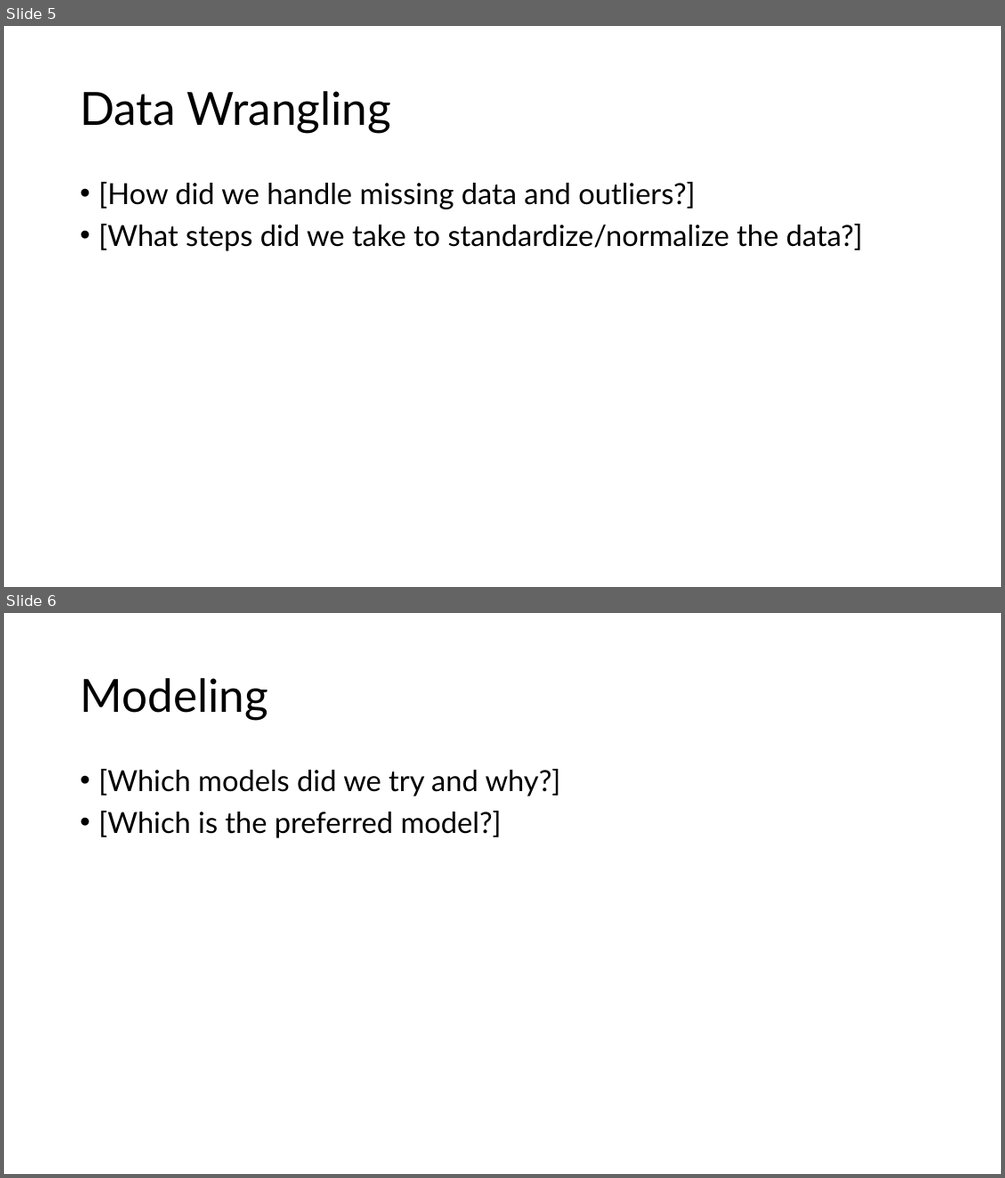
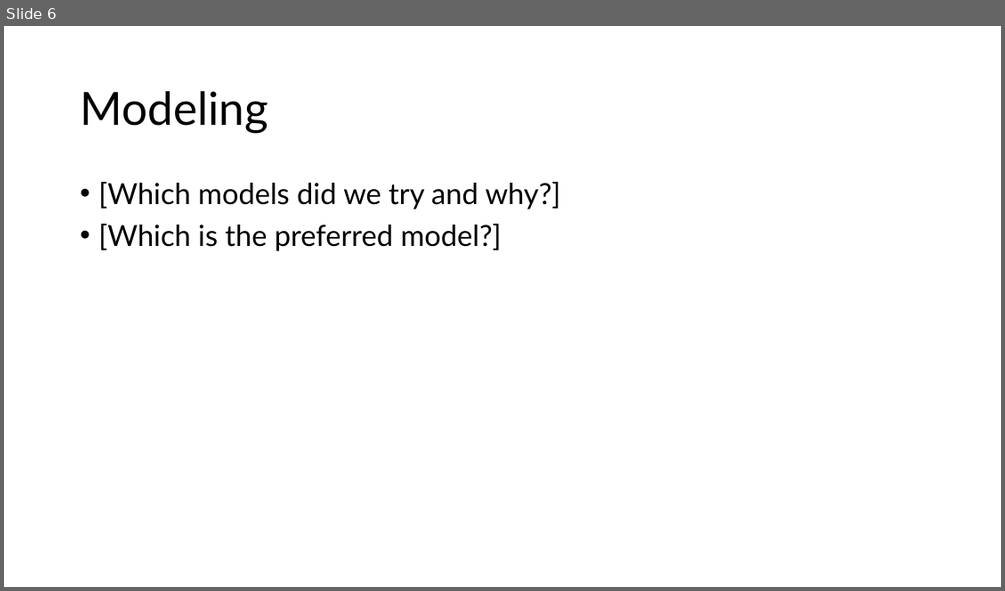
Before and after one commit to tkoche3/ISDS7075, a slide deck: ISDS 7075 Final Presentation.pptx. Shown one above the other, each under a label of ours: slides 5 and 6 before the commit, slide 6 after it. The pictures are 1005x1178 and 1005x591 pixels, drawn with LibreOffice and Linux fonts; fonts in the diff are those of the drawing. Boxes give left, top, right and bottom in pixels: in the first picture for what was removed or moved away, otherwise in the second. Text is boxed around its words. In the diff, an @@ line names an element or a change of style, - is before the commit and + after.

```diff
--- a/ISDS 7075 Final Presentation.pptx
+++ b/ISDS 7075 Final Presentation.pptx
@@ slide 5 removed at box(4, 26, 1001, 587), background #FFFFFF @@
@@ title removed at box(80, 91, 391, 133) @@
-Data Wrangling
@@ text removed at box(98, 182, 863, 251) @@
-• [How did we handle missing data and outliers?]
-• [What steps did we take to standardize/normalize the data?]
```
Also in this commit, not shown: 1 slide changed, 4 slides added, 3 other slides removed.
